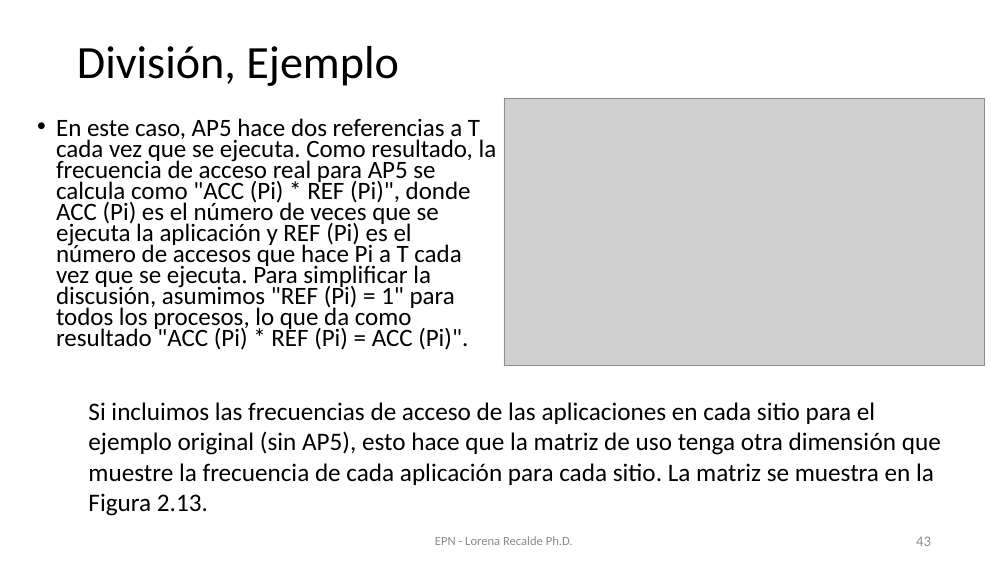
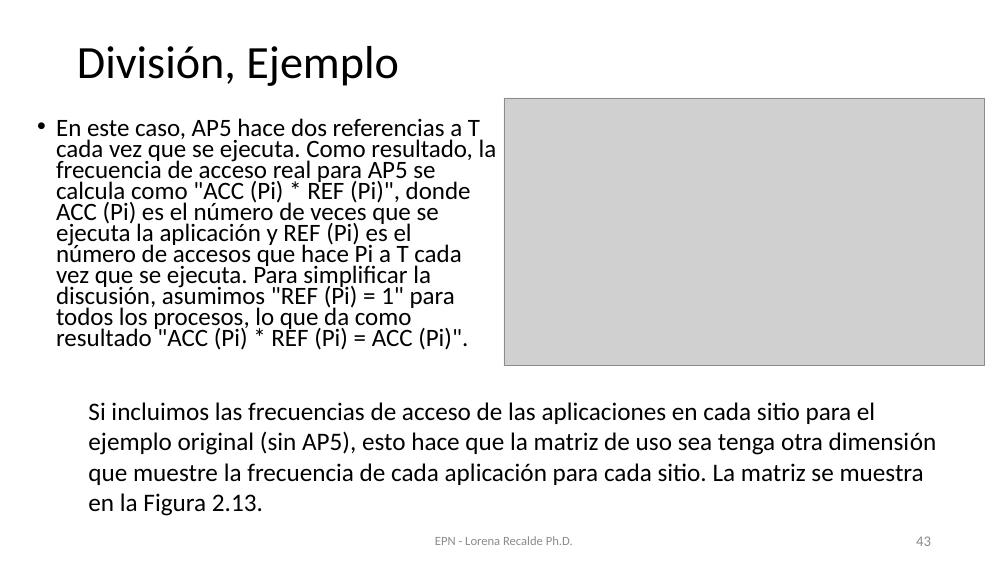
Before and after one commit to lore10/BDDD, a slide deck: slide 43 of slides/Semana3_V1.pptx. Drawn at 1008x567 pixels with LibreOffice and Linux fonts; fonts in the diff are those of the drawing; grey boxes stand for pictures. Boxes give left, top, right and bottom in pixels: in the first picture for what was removed or moved away, otherwise in the second. Text is boxed around its words. In the diff, an @@ line names an element or a change of style, - is before the commit and + after.

```diff
--- a/slides/Semana3_V1.pptx
+++ b/slides/Semana3_V1.pptx
@@ text at (88, 402, 937, 516): text changed @@
-Si incluimos las frecuencias de acceso de las aplicaciones en cada sitio para el ejemplo original (sin AP5), esto hace que la matriz de uso tenga otra dimensión que muestre la frecuencia de cada aplicación para cada sitio. La matriz se muestra en la Figura 2.13.
+Si incluimos las frecuencias de acceso de las aplicaciones en cada sitio para el ejemplo original (sin AP5), esto hace que la matriz de uso sea tenga otra dimensión que muestre la frecuencia de cada aplicación para cada sitio. La matriz se muestra en la Figura 2.13.
```
Also in this commit, not shown: 5 other slides changed, 24 slides removed, 4 other files.
